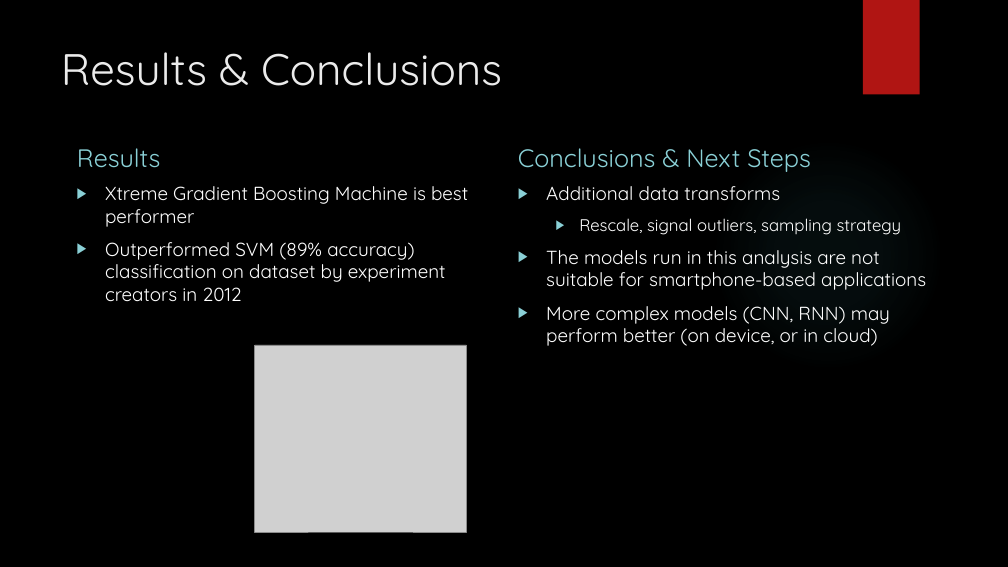
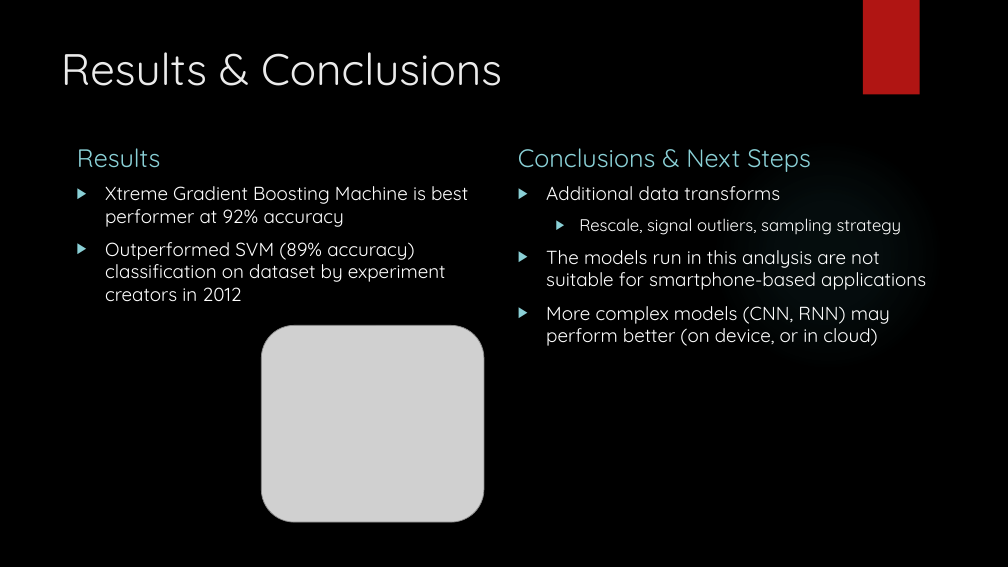
Before and after one commit to kennybcuz/smartphone_activity_recognition, a slide deck: slide 9 of Activity Recognition Using Smartphones.pptx (slide 7 before the commit). Drawn at 1008x567 pixels with LibreOffice and Linux fonts; fonts in the diff are those of the drawing; grey boxes stand for pictures; background and template pictures are left out. Boxes give left, top, right and bottom in pixels: in the first picture for what was removed or moved away, otherwise in the second. Text is boxed around its words. In the diff, an @@ line names an element or a change of style, - is before the commit and + after.

```diff
--- a/Activity Recognition Using Smartphones.pptx
+++ b/Activity Recognition Using Smartphones.pptx
@@ text at (x1=105, y1=186, x2=468, y2=227): text changed @@
-▶ Xtreme Gradient Boosting Machine is best performer
+▶ Xtreme Gradient Boosting Machine is best performer at 92% accuracy
@@ picture resized from (x1=255, y1=345, x2=467, y2=532) to (x1=262, y1=325, x2=484, y2=522) @@
```
Also in this commit, not shown: 4 other slides changed, 3 slides added, 1 other file.
